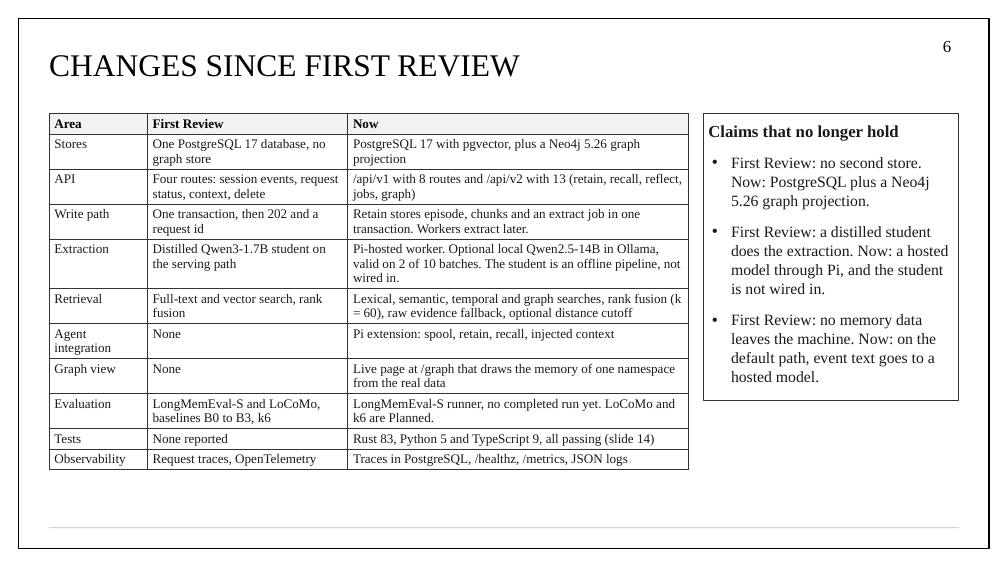
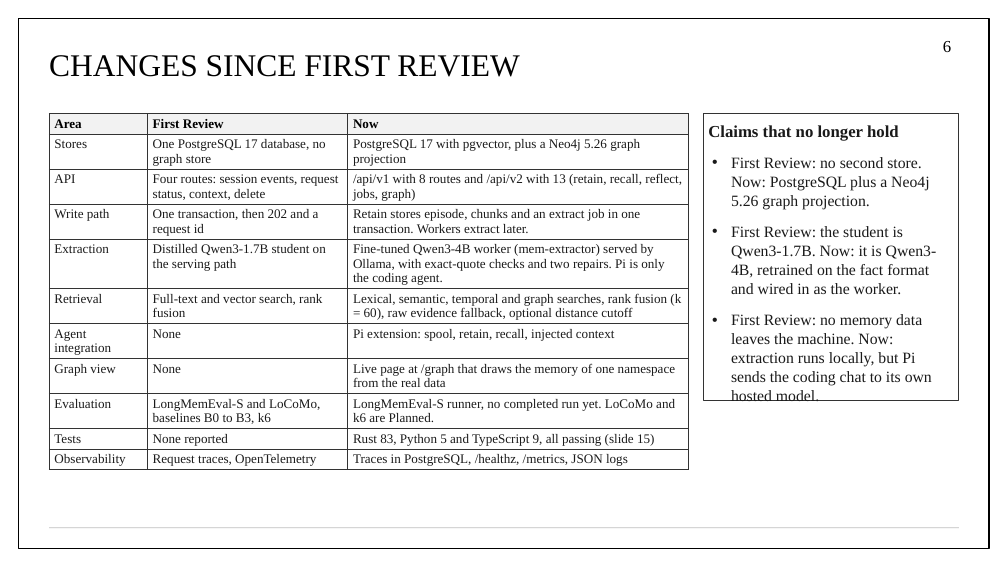
Before and after one commit to aryaniyaps/sdp-2026, a slide deck: slide 6 of P1_R2_13.pptx. Drawn at 1008x567 pixels with LibreOffice and Linux fonts; fonts in the diff are those of the drawing. Boxes give left, top, right and bottom in pixels: in the first picture for what was removed or moved away, otherwise in the second. Text is boxed around its words. In the diff, an @@ line names an element or a change of style, - is before the commit and + after.

Commit message:
Update Second Review deck with worker architecture and benchmark template
Adds the worker architecture slide and a Coding sessions input to the system architecture, updates the fine-tuning slides for the Qwen3-4B worker, and adds a benchmark results table with the pilot status. Benchmark results are not filled in yet.

```diff
--- a/P1_R2_13.pptx
+++ b/P1_R2_13.pptx
@@ table at [49, 113, 688, 470] @@
-row 5, column 3: Pi-hosted worker. Optional local Qwen2.5-14B in Ollama, valid on 2 of 10 batches. The student is an offline pipeline, not wired in.
+row 5, column 3: Fine-tuned Qwen3-4B worker (mem-extractor) served by Ollama, with exact-quote checks and two repairs. Pi is only the coding agent.
-row 10, column 3: Rust 83, Python 5 and TypeScript 9, all passing (slide 14)
+row 10, column 3: Rust 83, Python 5 and TypeScript 9, all passing (slide 15)
@@ text at [731, 226, 937, 401]: text changed @@
-• First Review: a distilled student does the extraction. Now: a hosted model through Pi, and the student is not wired in.
-• First Review: no memory data leaves the machine. Now: on the default path, event text goes to a hosted model.
+• First Review: the student is Qwen3-1.7B. Now: it is Qwen3-4B, retrained on the fact format and wired in as the worker.
+• First Review: no memory data leaves the machine. Now: extraction runs locally, but Pi sends the coding chat to its own hosted model.
```
Also in this commit, not shown: 9 other slides changed, 2 slides added.
